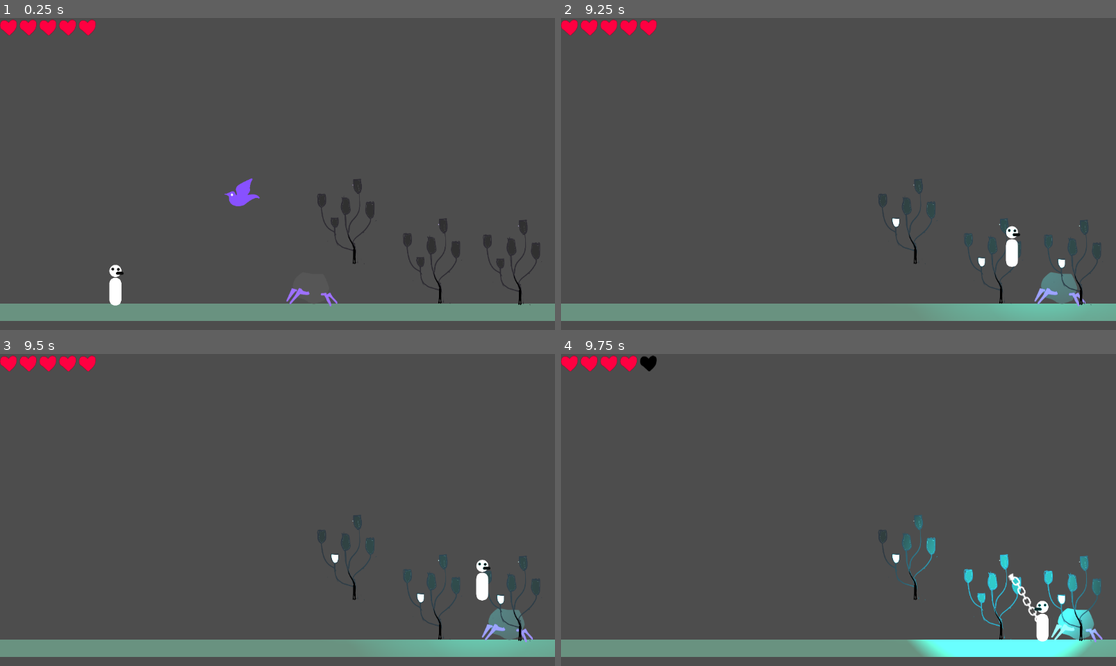
Above: before the commit, frames 1-4 (two rows, left to right).
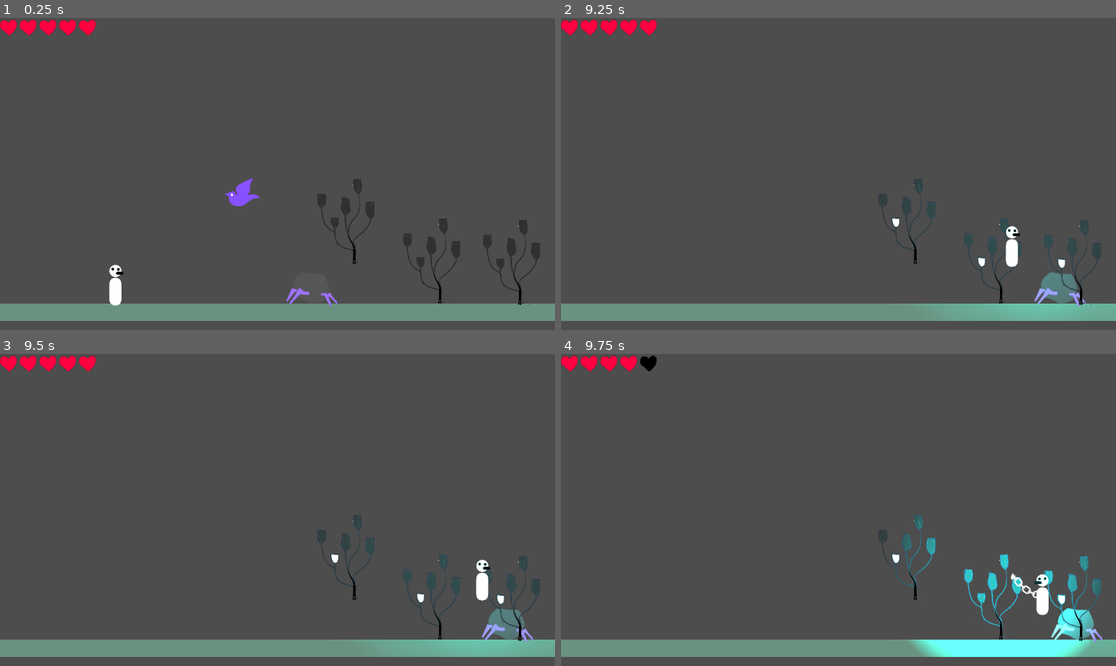
Above: after the commit, the same moments.

Repository: albverse/qimela
Game: Godot game, scene res://scene/MainTest.tscn
Two runs of this game, one before a commit and one after it. Both use one fixed random seed, a clock stepped at 60 frames per second and the inputs below.
Inputs (mouse positions are in pixels of both pictures, inside the frame that each line leads up to):
- Up to frame 1 (0.25 s): no input
- Up to frame 2 (9.25 s): tap Enter at 0.5 s; move the mouse to (960, 158) at 0.52 s; hold D (move_right) 0.53-2.03 s; tap Space every 1.5 s from 0.6 to 8.1 s; click (960, 158) at 0.67 s; tap W (jump) at 0.77, 1.52, 3.02, 3.77, 4.52, 6.02, 6.77, 7.52, 9.02 s; move the mouse to (727, 189) at 1.27 s; tap X every 1.5 s from 1.35 to 8.85 s; move the mouse to (894, 105) at 2.02 s; hold A (move_left) 2.03-2.78 s; move the mouse to (810, 236) at 2.77 s; hold D (move_right) 2.78-4.28 s; click (810, 236) at 2.92 s; move the mouse to (1005, 220) at 3.52 s; move the mouse to (672, 127) at 4.27 s; hold A (move_left) 4.28-5.03 s; move the mouse to (866, 174) at 5.02 s; hold D (move_right) 5.03-5.78 s; click (866, 174) at 5.17 s; move the mouse to (755, 96) at 5.77 s; hold A (move_left) 5.78-7.28 s; move the mouse to (960, 158) at 6.52 s; move the mouse to (727, 189) at 7.27 s; hold D (move_right) from 7.28 s (still down); click (727, 189) at 7.42 s; move the mouse to (894, 105) at 8.02 s; move the mouse to (810, 236) at 8.77 s
- Up to frame 3 (9.5 s): keep holding D (move_right)
- Up to frame 4 (9.75 s): move the mouse to (1005, 556) at 9.52 s; release D (move_right) at 9.53 s; hold A (move_left) from 9.53 s (still down); tap Space at 9.6 s; click (1005, 556) at 9.67 s

Frames 1-3 are identical in both runs. In frame 4, 0.6% of the frame differs, in the area x 80-88%, y 70-93%.

Commit message:
Make player knockback arc independent of stun time

Diff:
--- a/scene/components/player_health.gd
+++ b/scene/components/player_health.gd
@@ -5,8 +5,9 @@
 @export var invincible_time: float = 0.1  # 文档要求=0.1s
 
 # 击退：短时间锁定水平输入并强推（你已确认）
-@export var knockback_strength: float = 550.0
 @export var hit_stun_time: float = 0.2
+@export var knockback_distance: float = 110.0
+@export var knockback_arc_height: float = 40.0
 
 # UI
 @export var hearts_ui_scene: PackedScene = preload("res://ui/hearts_ui.tscn")
@@ -18,6 +19,8 @@
 var _inv_t: float = 0.0
 var _kb_t: float = 0.0
 var _kb_dir_x: float = 0.0
+var _kb_vel: Vector2 = Vector2.ZERO
+var _kb_gravity: float = 0.0
 
 var _ui: Node = null
 
@@ -55,10 +58,14 @@
 	if _kb_t > 0.0:
 		_kb_t -= dt
 		if _player != null:
-			# 只强推水平（符合“锁定水平输入并强推”）
-			_player.velocity.x = _kb_dir_x * knockback_strength
+			# 命中后击退：轨迹为抛物线，位移不随 hit_stun_time 变化
+			_player.velocity.x = _kb_vel.x
+			_player.velocity.y = _kb_vel.y
+			_kb_vel.y += _kb_gravity * dt
 		if _kb_t <= 0.0:
 			_kb_dir_x = 0.0
+			_kb_vel = Vector2.ZERO
+			_kb_gravity = 0.0
 
 func is_knockback_active() -> bool:
 	return _kb_t > 0.0
@@ -82,6 +89,11 @@
 		if is_zero_approx(_kb_dir_x):
 			_kb_dir_x = -float(_player.facing)  # 极端重合时给个合理方向
 		_kb_t = hit_stun_time
+		var safe_time := maxf(hit_stun_time, 0.0001)
+		var horizontal_speed := knockback_distance / safe_time
+		var up_speed := (4.0 * knockback_arc_height) / safe_time
+		_kb_vel = Vector2(_kb_dir_x * horizontal_speed, -up_speed)
+		_kb_gravity = (8.0 * knockback_arc_height) / (safe_time * safe_time)
 
 	_sync_ui_instant()
 
